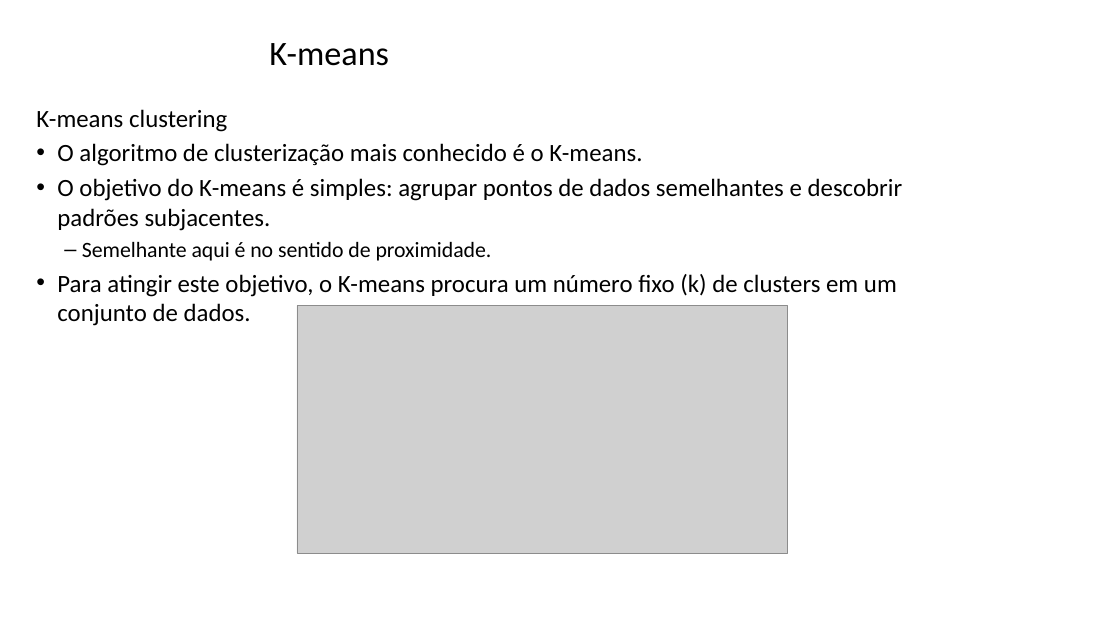
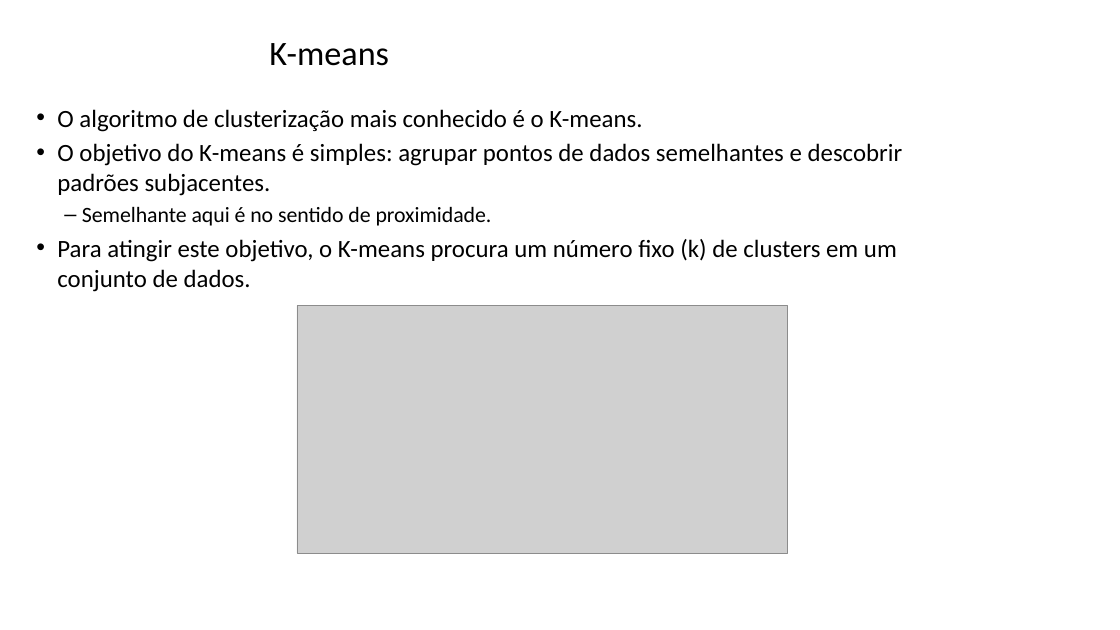
Before and after one commit to zz4fap/tp557-iot-ml, a slide deck: slide 5 of slides/TP557_16_detecção_de_anomalias.pptx (slide 9 before the commit). Drawn at 1120x630 pixels with LibreOffice and Linux fonts; fonts in the diff are those of the drawing; grey boxes stand for pictures; background and template pictures are left out. Boxes give left, top, right and bottom in pixels: in the first picture for what was removed or moved away, otherwise in the second. Text is boxed around its words. In the diff, an @@ line names an element or a change of style, - is before the commit and + after.

```diff
--- a/slides/TP557_16_detecção_de_anomalias.pptx
+++ b/slides/TP557_16_detecção_de_anomalias.pptx
@@ text at (x1=36, y1=109, x2=227, y2=132): paragraph removed @@
-K-means clustering
```
Also in this commit, not shown: 4 other slides changed, 9 slides added, 1 slide removed.
